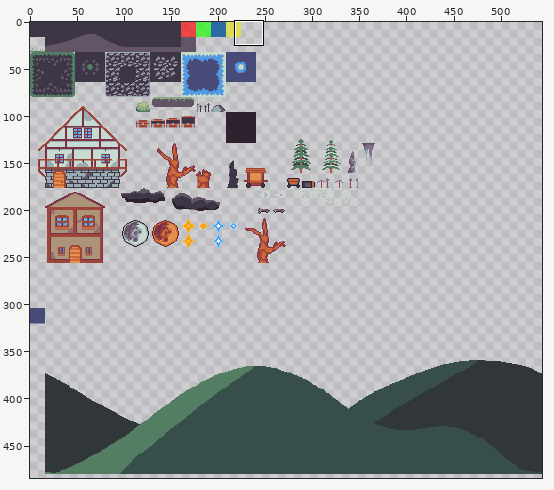
Two versions of one pixel-art file, Assets/Maps/Tileset.aseprite. The picture above shows the old version from afar; the outline marks the close-up.
Close-up. The starting point:
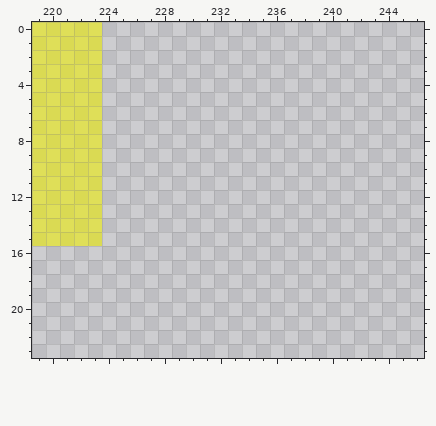
544x512 pixels, 1 frame. Pixels under 10% opacity are left out. Colours within 5 levels of each other are drawn and written as one. Shown: x 219..246, y 0..23. The wide view leaves out empty margins.
Once edited:
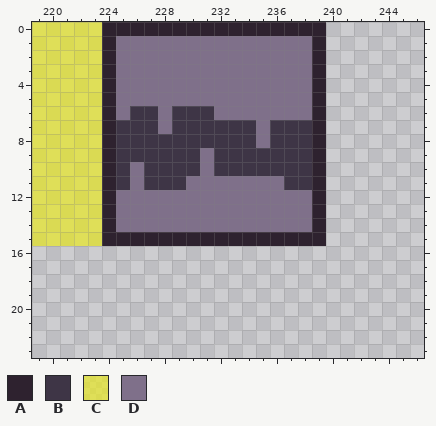
Palette (. is transparent): A #2e222f  B #3e3546  C #e9e919a7  D #7f708a
Change:
{"where": "layer \"Layer 1\""}
{"y":0,"x":224,"old":"................","new":"AAAAAAAAAAAAAAAA"}
{"y":1,"x":224,"old":"................","new":"ADDDDDDDDDDDDDDA"}
{"y":2,"x":224,"old":"................","new":"ADDDDDDDDDDDDDDA"}
{"y":3,"x":224,"old":"................","new":"ADDDDDDDDDDDDDDA"}
{"y":4,"x":224,"old":"................","new":"ADDDDDDDDDDDDDDA"}
{"y":5,"x":224,"old":"................","new":"ADDDDDDDDDDDDDDA"}
{"y":6,"x":224,"old":"................","new":"ADBBDBBBDDDDDDDA"}
{"y":7,"x":224,"old":"................","new":"ABBBDBBBBBBDBBBA"}
{"y":8,"x":224,"old":"................","new":"ABBBBBBBBBBDBBBA"}
{"y":9,"x":224,"old":"................","new":"ABBBBBBDBBBBBBBA"}
{"y":10,"x":224,"old":"................","new":"ABDBBBBDBBBBBBBA"}
{"y":11,"x":224,"old":"................","new":"ABDBBBDDDDDDDBBA"}
{"y":12,"x":224,"old":"................","new":"ADDDDDDDDDDDDDDA"}
{"y":13,"x":224,"old":"................","new":"ADDDDDDDDDDDDDDA"}
{"y":14,"x":224,"old":"................","new":"ADDDDDDDDDDDDDDA"}
{"y":15,"x":224,"old":"................","new":"AAAAAAAAAAAAAAAA"}
{"label":"added","picture_box":[102,22,326,246]}
